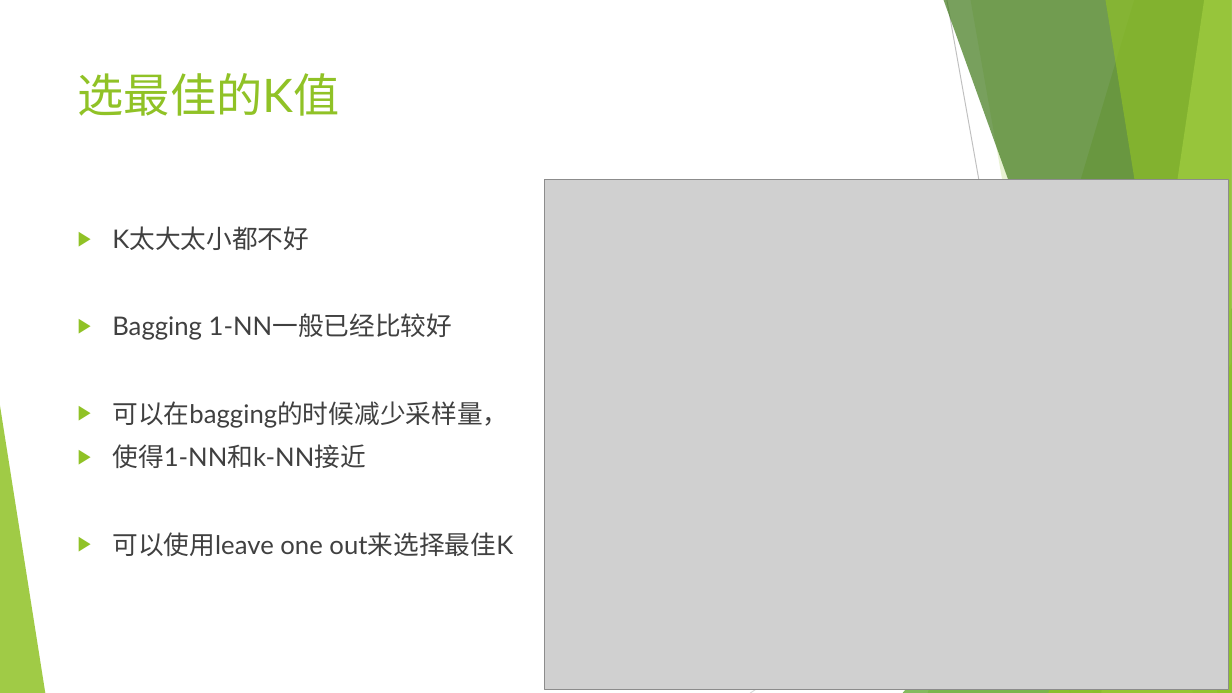
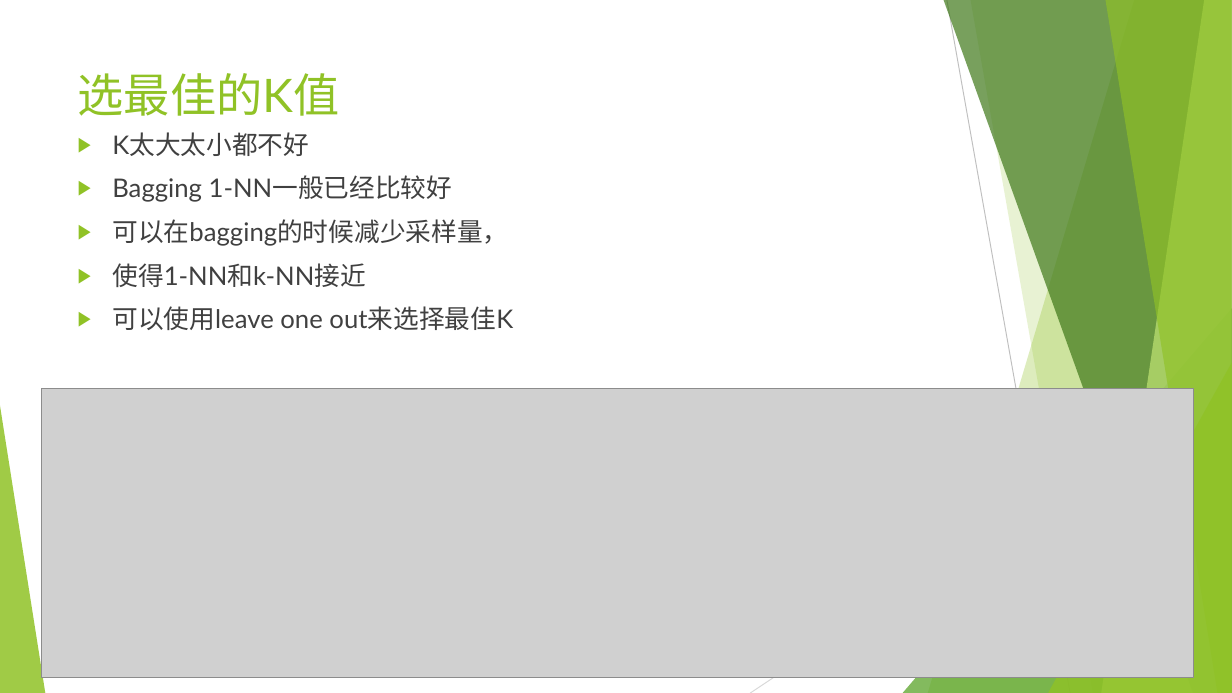
Before and after one commit to wangyi-fudan/BIOL130173, a slide deck: slide 30 of 6_k近邻法.pptx (slide 27 before the commit). Drawn at 1232x693 pixels with LibreOffice and Linux fonts; fonts in the diff are those of the drawing; grey boxes stand for pictures. Boxes give left, top, right and bottom in pixels: in the first picture for what was removed or moved away, otherwise in the second. Text is boxed around its words. In the diff, an @@ line names an element or a change of style, - is before the commit and + after.

```diff
--- a/6_k近邻法.pptx
+++ b/6_k近邻法.pptx
@@ text "K太大太小都不好" rewrapped from (112,226,513,556) to (112,132,513,330) @@
@@ picture removed at (545,180,1229,690) @@
@@ picture added at (42,389,1194,678) @@
```
Also in this commit, not shown: 2 other slides changed, 9 slides added, 1 slide removed.
